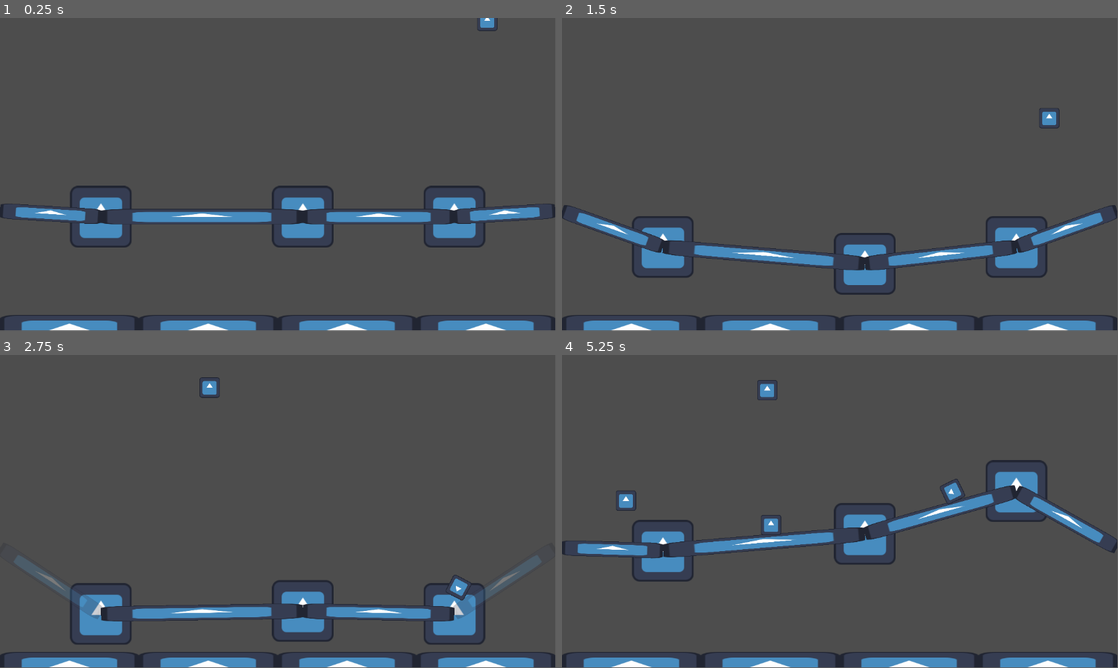
Above: before the commit, frames 1-4 (two rows, left to right).
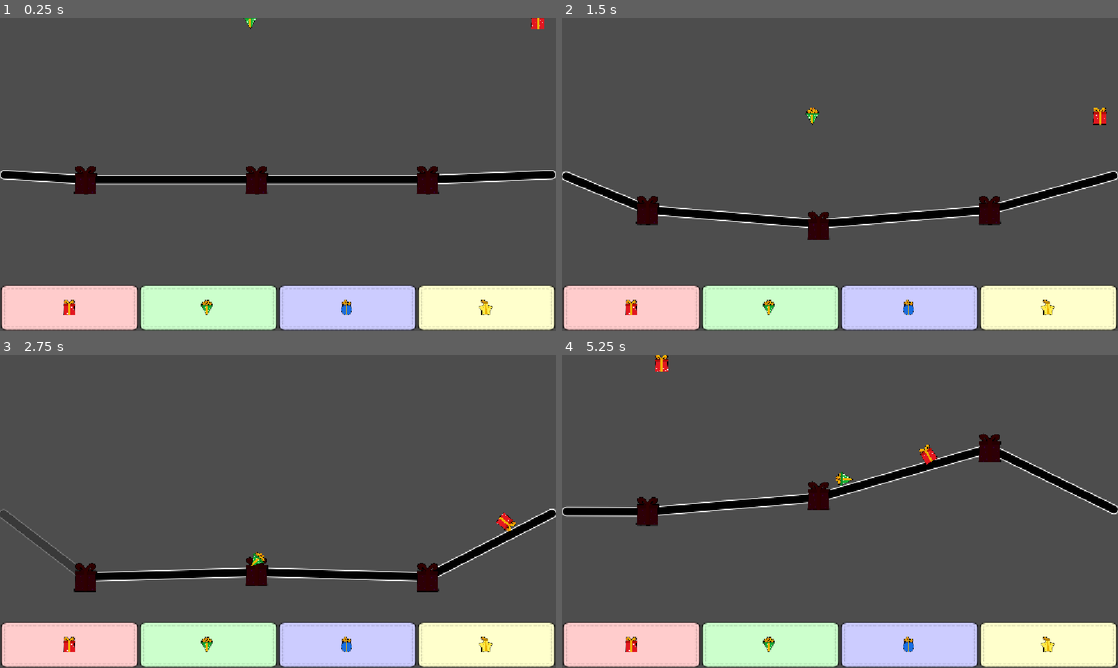
Above: after the commit, the same moments.

Repository: Pandaqi/the-toy-workshop
Game: Godot game, scene res://the-toy-factory/main.tscn
Same seed, same stepped clock (60 frames per second), same inputs: the game is played once before the commit and once after it. The engine's default icon, where the game draws it, is replaced by a stand-in: a white triangle on a blue panel in a dark square.
Inputs:
- Up to frame 1 (0.25 s): no input
- Up to frame 2 (1.5 s): hold Right (ui_right) 0.53-1.28 s; hold Down (ui_down) from 1.28 s (still down)
- Up to frame 3 (2.75 s): release Down (ui_down) at 2.03 s; hold Right (ui_right) from 2.03 s (still down)
- Up to frame 4 (5.25 s): release Right (ui_right) at 2.78 s; hold Up (ui_up) 2.78-3.53 s; hold Left (ui_left) 3.53-5.03 s; hold Down (ui_down) from 5.03 s (still down)
In our replay, the window is 799x449 before the commit and 800x450 after it. These sizes can differ from the game's own. Grey fills any space a smaller window leaves; there, only what the larger window draws over its background counts as a difference.

The runs differ from the first frame. In frame 1, 24% of the frame differs, in the area x 0-100%, y 0-100%; in frame 2, 24%; in frame 3, 23%; in frame 4, 25%.

Commit message:
Core game almost done

Diff:
--- a/project.godot
+++ b/project.godot
@@ -15,11 +15,22 @@
 config/features=PackedStringArray("4.6", "GL Compatibility")
 config/icon="res://icon.svg"
 
+[display]
+
+window/stretch/mode="canvas_items"
+window/stretch/aspect="expand"
+
+[input_devices]
+
+pointing/emulate_touch_from_mouse=true
+
 [physics]
 
 3d/physics_engine="Jolt Physics"
+common/physics_interpolation=true
 
 [rendering]
 
 renderer/rendering_method="gl_compatibility"
 renderer/rendering_method.mobile="gl_compatibility"
+textures/vram_compression/import_etc2_astc=true
--- a/the-toy-factory/main.tscn
+++ b/the-toy-factory/main.tscn
@@ -11,14 +11,14 @@
 
 [node name="Main" type="Node2D" unique_id=442931553]
 
-[node name="Sliders" type="Node2D" parent="." unique_id=728342587]
-script = ExtResource("1_nul57")
-slider_scene = ExtResource("2_nul57")
-
 [node name="Edges" type="Node2D" parent="." unique_id=916891675 node_paths=PackedStringArray("sliders")]
 script = ExtResource("2_stb74")
 sliders = NodePath("../Sliders")
 edge_scene = ExtResource("5_q74el")
+
+[node name="Sliders" type="Node2D" parent="." unique_id=728342587]
+script = ExtResource("1_nul57")
+slider_scene = ExtResource("2_nul57")
 
 [node name="Gifts" type="Node2D" parent="." unique_id=1793489989 node_paths=PackedStringArray("timer", "sliders")]
 script = ExtResource("5_6px0q")
--- a/the-toy-factory/map/baskets/basket.gd
+++ b/the-toy-factory/map/baskets/basket.gd
@@ -4,21 +4,49 @@
 @export var area : Area2D
 @export var col_shape_node : CollisionShape2D
 @export var sprite : Sprite2D
+@export var sprite_type : Sprite2D
+
+const BASKET_HEIGHT := 96.0 # @TODO: Config??
+const GIFT_DELIVERED_TARGET := 5 # @TODO: Config
+
+var num_delivered := 0
+var type : Gift.Type
+
+signal gift_delivered(g:Gift)
 
 func _ready() -> void:
 	area.body_entered.connect(_on_body_entered)
 
+func set_type(tp:Gift.Type) -> void:
+	type = tp
+	sprite_type.set_frame(Gift.get_frame_for_type(type))
+	sprite.modulate = Gift.get_color_for_type(type)
+
 func _on_body_entered(body) -> void:
 	if not (body is Gift): return
 	body = body as Gift
-	body.kill()
-	# @TODO: check if type actually matches + animation/delay/keep for a bit/whatever
-	print("GIFT DELIVERED!")
+
+	# @TODO: animation/delay/keep for a bit/whatever
+	var is_good : bool = body.type == type
+	body.kill(is_good)
+	if is_good:
+		num_delivered += 1
+		gift_delivered.emit(body)
 
 func set_width(w:float) -> void:
-	var total_size := Vector2(w, 64)
+	var total_size := Vector2(w, BASKET_HEIGHT)
+	var half_y := 0.5*total_size.y
 	var shape := RectangleShape2D.new()
 	shape.size = total_size
 	col_shape_node.shape = shape
+	col_shape_node.position.y = -half_y
 
-	sprite.set_scale(total_size / 128.0)
+	var sprite_scale := total_size / 256.0
+	sprite.set_scale(sprite_scale)
+	sprite.material.set_shader_parameter("scale", sprite_scale)
+	sprite.position.y = -half_y
+	sprite_type.position.y = -half_y
+	sprite_type.set_scale(0.35*min(total_size.x, total_size.y)*Vector2.ONE / 256.0)
+
+func has_enough_gifts() -> bool:
+	return num_delivered >= GIFT_DELIVERED_TARGET
--- /dev/null
+++ b/the-toy-factory/map/baskets/basket.gdshader
@@ -0,0 +1,35 @@
+shader_type canvas_item;
+
+uniform vec2 scale;
+
+uniform int right;
+uniform int top;
+uniform int left;
+uniform int bottom;
+
+float map(float value, float originalMin, float originalMax, float newMin, float newMax)
+{
+    return (value - originalMin) / (originalMax - originalMin) * (newMax - newMin) + newMin;
+}
+
+float process_axis(float coord, float pixel, float texture_pixel, float start, float end)
+{
+	if (coord > 1.0 - end * pixel) {
+		return map(coord, 1.0 - end * pixel, 1.0, 1.0 - texture_pixel * end, 1.0);
+	} else if (coord > start * pixel) {
+		return map(coord, start * pixel, 1.0 - end * pixel, start * texture_pixel, 1.0 - end * texture_pixel);
+	} else {
+		return map(coord, 0.0, start * pixel, 0.0, start * texture_pixel);
+	}
+}
+
+void fragment()
+{
+	vec2 pixel_size = TEXTURE_PIXEL_SIZE / scale;
+
+	vec2 mappedUV = vec2(
+		process_axis(UV.x, pixel_size.x, TEXTURE_PIXEL_SIZE.x, float(left), float(right)),
+		process_axis(UV.y, pixel_size.y, TEXTURE_PIXEL_SIZE.y, float(top), float(bottom))
+	);
+	COLOR = texture(TEXTURE, mappedUV) * COLOR;
+}
--- a/the-toy-factory/map/baskets/basket.tscn
+++ b/the-toy-factory/map/baskets/basket.tscn
@@ -1,17 +1,43 @@
-[gd_scene load_steps=3 format=3 uid="uid://d3632k0orh8pk"]
+[gd_scene load_steps=8 format=3 uid="uid://d3632k0orh8pk"]
 
 [ext_resource type="Script" uid="uid://bh71pfjcjl6bn" path="res://the-toy-factory/map/baskets/basket.gd" id="1_yh5ap"]
-[ext_resource type="Texture2D" uid="uid://bb5pkvgkb44xj" path="res://icon.svg" id="2_ol4dk"]
+[ext_resource type="Shader" uid="uid://dw7htltadsxew" path="res://the-toy-factory/map/baskets/basket.gdshader" id="2_l4wvx"]
+[ext_resource type="Texture2D" uid="uid://qqutd4d4mwpb" path="res://the-toy-factory/map/baskets/basket.webp" id="3_l4wvx"]
+[ext_resource type="Texture2D" uid="uid://iqnf101miofb" path="res://the-toy-factory/shared/assets.webp" id="3_ol4dk"]
+[ext_resource type="Shader" uid="uid://cl2sxwefk72to" path="res://the-toy-factory/map/baskets/drop_shadow.gdshader" id="4_82riw"]
 
-[node name="Basket" type="Node2D" unique_id=1920963403 node_paths=PackedStringArray("area", "col_shape_node", "sprite")]
+[sub_resource type="ShaderMaterial" id="ShaderMaterial_82riw"]
+shader = ExtResource("2_l4wvx")
+shader_parameter/scale = Vector2(1, 1)
+shader_parameter/right = 40
+shader_parameter/top = 40
+shader_parameter/left = 40
+shader_parameter/bottom = 40
+
+[sub_resource type="ShaderMaterial" id="ShaderMaterial_kd5v6"]
+shader = ExtResource("4_82riw")
+shader_parameter/shadow_only = false
+shader_parameter/shadow_color = Color(0, 0, 0, 1)
+shader_parameter/blur_std = 5.0
+
+[node name="Basket" type="Node2D" unique_id=1920963403 node_paths=PackedStringArray("area", "col_shape_node", "sprite", "sprite_type")]
 script = ExtResource("1_yh5ap")
 area = NodePath("Area2D")
 col_shape_node = NodePath("Area2D/CollisionShape2D")
 sprite = NodePath("Sprite2D")
+sprite_type = NodePath("SpriteType")
 
 [node name="Sprite2D" type="Sprite2D" parent="." unique_id=1859225724]
-texture = ExtResource("2_ol4dk")
+material = SubResource("ShaderMaterial_82riw")
+texture = ExtResource("3_l4wvx")
 
 [node name="Area2D" type="Area2D" parent="." unique_id=971449154]
 
 [node name="CollisionShape2D" type="CollisionShape2D" parent="Area2D" unique_id=23122281]
+
+[node name="SpriteType" type="Sprite2D" parent="." unique_id=841566453]
+material = SubResource("ShaderMaterial_kd5v6")
+scale = Vector2(0.25, 0.25)
+texture = ExtResource("3_ol4dk")
+hframes = 4
+vframes = 4
--- a/the-toy-factory/map/baskets/baskets.gd
+++ b/the-toy-factory/map/baskets/baskets.gd
@@ -1,19 +1,62 @@
 extends Node2D
 class_name Baskets
 
-const NUM_BASKETS := 4
+const NUM_BASKETS := 4 # @TODO: Config
+var baskets : Array[Basket]
 
 @export var basket_scene : PackedScene
 
+signal game_over()
+
 func _ready() -> void:
 	create_baskets()
+	get_viewport().size_changed.connect(_on_size_changed)
+	_on_size_changed()
+
+func count() -> void:
+	return baskets.size()
 
 func create_baskets() -> void:
-	# @TODO: actually use a fixed map size and ensure everything fits together; maybe depend on sliders?
+	var types : Array[Gift.Type] = []
+	var all_types_possible := Gift.get_all_types()
+	while types.size() < NUM_BASKETS:
+		types += all_types_possible
+	types.shuffle()
+
+	baskets = []
+	for i in range(NUM_BASKETS):
+		var b : Basket = basket_scene.instantiate()
+		b.set_type(types.pop_back())
+		baskets.append(b)
+		b.gift_delivered.connect(_on_gift_delivered)
+		add_child(b)
+
+func count_gift_delivered_total() -> int:
+	var sum := 0
+	for b in baskets:
+		sum += b.num_delivered
+	return sum
+
+func _on_gift_delivered(_g:Gift) -> void:
+	check_for_game_over()
+
+func _on_size_changed() -> void:
+	refresh_baskets()
+
+func refresh_baskets() -> void:
 	var vp := get_viewport().get_visible_rect().size
 	var basket_width := vp.x / float(NUM_BASKETS)
-	for i in range(NUM_BASKETS):
-		var b : Basket = basket_scene.instantiate()
+	for i in range(baskets.size()):
+		var b := baskets[i]
 		b.set_position(Vector2((i+0.5)*basket_width, vp.y))
 		b.set_width(basket_width)
-		add_child(b)
+
+func check_for_game_over() -> void:
+	var all_have_enough := true
+	for b in baskets:
+		if b.has_enough_gifts(): continue
+		all_have_enough = false
+		break
+
+	if not all_have_enough: return
+	game_over.emit()
--- /dev/null
+++ b/the-toy-factory/map/baskets/drop_shadow.gdshader
@@ -0,0 +1,58 @@
+shader_type canvas_item;
+render_mode skip_vertex_transform;
+
+uniform bool shadow_only = false;
+uniform vec4 shadow_color : source_color;
+uniform float blur_std = 0.4;
+
+varying vec4 modulate;
+varying vec2 v_uv;
+
+void vertex() {
+	vec2 texture_size = vec2(1.0, 1.0) / TEXTURE_PIXEL_SIZE;
+
+	float padding = ceil(blur_std * 3.0);
+	VERTEX = VERTEX - texture_size * 0.5;
+	VERTEX = VERTEX * (vec2(1.0, 1.0) + padding * 2.0 * TEXTURE_PIXEL_SIZE);
+	VERTEX = VERTEX + texture_size * 0.5;
+	VERTEX = (MODEL_MATRIX * vec4(VERTEX, 0.0, 1.0)).xy;
+
+	vec2 factor = (vec2(1, 1) + 2.0 * padding * TEXTURE_PIXEL_SIZE);
+	v_uv = factor * UV + vec2(0.5, 0.5) - 0.5 * factor;
+
+	modulate = COLOR;
+}
+
+vec4 padded_sample(sampler2D tex, vec2 uv) {
+	vec2 t = abs(uv - vec2(0.5, 0.5));
+	float b = (t.x >= 0.5 || t.y >= 0.5) ? 0.0 : 1.0;
+	return b * texture(tex, uv);
+}
+
+float erf(float x) {
+	return 2.0 / sqrt(PI) * sign(x) * sqrt(1.0 - exp(-x*x)) * (sqrt(PI) / 2.0 + 31.0 * exp(-x*x) / 200.0 - 341.0 * exp(-2.0 * x * x) / 8000.0);
+}
+
+float gaussian(float x) {
+	return 1.0 / sqrt(8.0) / blur_std + erf(x / sqrt(2.0) / blur_std) / sqrt(PI);
+}
+
+void fragment() {
+	float weight = 0.0;
+	vec2 coord = v_uv / TEXTURE_PIXEL_SIZE;
+	coord -= floor(coord);
+	float blur_radius = ceil(blur_std * 3.0);
+
+	for (float x = -float(blur_radius); x <= float(blur_radius); ++x) {
+		for (float y = -float(blur_radius); y <= float(blur_radius); ++y) {
+			weight += (gaussian(-coord.x + x + 1.0) - gaussian(-coord.x + x))
+			    * (gaussian(-coord.y + y + 1.0) - gaussian(-coord.y + y))
+				* padded_sample(TEXTURE, v_uv + vec2(x, y) * TEXTURE_PIXEL_SIZE).a;
+		}
+	}
+
+	vec4 c = padded_sample(TEXTURE, v_uv);
+	float e = shadow_only ? 0.0 : 1.0;
+	COLOR = c.a * e * c + (1.0 - c.a * e) * vec4(1.0, 1.0, 1.0, weight) * shadow_color;
+	COLOR *= modulate;
+}
--- a/the-toy-factory/map/edges/edge.gd
+++ b/the-toy-factory/map/edges/edge.gd
@@ -2,9 +2,10 @@
 class_name Edge
 
 @export var col_shape_node : CollisionShape2D
-@export var sprite : Sprite2D
 var broken := false
+var rect : Rect2
 
+const THICKNESS := 20.0 # @TODO: Config
 const MIN_ANGLE_FOR_EDGE_BREAK := 0.18*PI # @TODO: Config
 
 func _ready() -> void:
@@ -17,13 +18,17 @@
 
 	var center_pos := (a.global_position + b.global_position) * 0.5
 	var length := vec.length()
-	var width := 32.0 # @TODO: Config
+	var width := THICKNESS
 	var size := Vector2(length, width)
 	var shp : RectangleShape2D = col_shape_node.shape
 	shp.size = size
 
-	var base_size := 128.0
-	sprite.set_scale(Vector2.ONE * size / base_size)
+	rect = Rect2(-0.5*size, size)
+
+	var base_size := 256.0
+	var sprite_scale := Vector2.ONE * size / base_size
+	#sprite.set_scale(sprite_scale)
+	#sprite.material.set_shader_parameter("scale", sprite_scale)
 
 	set_position(center_pos)
 
@@ -34,4 +39,14 @@
 	broken = abs(angle) >= MIN_ANGLE_FOR_EDGE_BREAK
 
 	col_shape_node.disabled = broken
-	sprite.modulate.a = 0.25 if broken else 1.0
+	modulate.a = 0.25 if broken else 1.0
+
+	queue_redraw()
+
+func _draw() -> void:
+	var b := StyleBoxFlat.new()
+	b.bg_color = Color.BLACK
+	b.border_color = Color.WHITE
+	b.set_corner_radius_all(8.0)
+	b.set_border_width_all(2.0)
+	draw_style_box(b, rect)
--- a/the-toy-factory/map/edges/edge.tscn
+++ b/the-toy-factory/map/edges/edge.tscn
@@ -1,14 +1,9 @@
-[gd_scene load_steps=3 format=3 uid="uid://fb1pgue58sii"]
+[gd_scene load_steps=2 format=3 uid="uid://fb1pgue58sii"]
 
 [ext_resource type="Script" uid="uid://cccmlh3ba7eo4" path="res://the-toy-factory/map/edges/edge.gd" id="1_px3dp"]
-[ext_resource type="Texture2D" uid="uid://bb5pkvgkb44xj" path="res://icon.svg" id="2_8cgic"]
 
-[node name="Edge" type="StaticBody2D" unique_id=1660111971 node_paths=PackedStringArray("col_shape_node", "sprite")]
+[node name="Edge" type="StaticBody2D" unique_id=1660111971 node_paths=PackedStringArray("col_shape_node")]
 script = ExtResource("1_px3dp")
 col_shape_node = NodePath("CollisionShape2D")
-sprite = NodePath("Sprite2D")
 
 [node name="CollisionShape2D" type="CollisionShape2D" parent="." unique_id=357900535]
-
-[node name="Sprite2D" type="Sprite2D" parent="." unique_id=923035333]
-texture = ExtResource("2_8cgic")
--- a/the-toy-factory/map/gifts/gift.gd
+++ b/the-toy-factory/map/gifts/gift.gd
@@ -3,11 +3,29 @@
 
 enum Type
 {
-	RED,
-	GREEN,
-	BLUE,
-	YELLOW
+	SQUARE,
+	STAR,
+	CIRCLE,
+	TRIANGLE
 }
+
+const COLORS = [Color(1.0,0.8, 0.8), Color(1.0, 1.0, 0.8), Color(0.8, 0.8, 1.0), Color(0.8, 1.0, 0.8)]
+
+@export var sprite : Sprite2D
+var type : Type
+
+signal killed(g:Gift)
+
+static func get_all_types() -> Array[Type]:
+	var arr : Array[Type] = []
+	arr.assign(Type.values())
+	return arr
+
+static func get_frame_for_type(tp:Type) -> int:
+	return Type.values().find(tp)
+
+static func get_color_for_type(tp:Type) -> Color:
+	return COLORS[Gift.get_frame_for_type(tp)]
 
 func _physics_process(_delta:float) -> void:
 	check_if_off_screen()
@@ -18,5 +36,10 @@
 	if pos.y <= vp.y: return
 	kill()
 
-func kill() -> void:
+func set_type(tp:Type) -> void:
+	sprite.set_frame(Gift.get_frame_for_type(tp))
+
+func kill(good := false) -> void:
+	print("Gift killed. Good? ", good)
 	queue_free()
+	killed.emit(self)
--- a/the-toy-factory/map/gifts/gift.tscn
+++ b/the-toy-factory/map/gifts/gift.tscn
@@ -1,18 +1,21 @@
 [gd_scene load_steps=4 format=3 uid="uid://cshnp6yn20xpm"]
 
 [ext_resource type="Script" uid="uid://lklfvtjjik7q" path="res://the-toy-factory/map/gifts/gift.gd" id="1_l7r6i"]
-[ext_resource type="Texture2D" uid="uid://bb5pkvgkb44xj" path="res://icon.svg" id="2_05vqh"]
+[ext_resource type="Texture2D" uid="uid://iqnf101miofb" path="res://the-toy-factory/shared/assets.webp" id="2_l7r6i"]
 
 [sub_resource type="CircleShape2D" id="CircleShape2D_6px0q"]
-radius = 22.022715
+radius = 16.27882
 
-[node name="Gift" type="RigidBody2D" unique_id=885653250]
+[node name="Gift" type="RigidBody2D" unique_id=885653250 node_paths=PackedStringArray("sprite")]
 gravity_scale = 0.2
 script = ExtResource("1_l7r6i")
+sprite = NodePath("Sprite2D")
 
 [node name="CollisionShape2D" type="CollisionShape2D" parent="." unique_id=940925513]
 shape = SubResource("CircleShape2D_6px0q")
 
 [node name="Sprite2D" type="Sprite2D" parent="." unique_id=358833276]
-scale = Vector2(0.33, 0.33)
-texture = ExtResource("2_05vqh")
+scale = Vector2(0.15, 0.15)
+texture = ExtResource("2_l7r6i")
+hframes = 4
+vframes = 4
--- a/the-toy-factory/map/gifts/gifts.gd
+++ b/the-toy-factory/map/gifts/gifts.gd
@@ -5,19 +5,42 @@
 @export var gift_scene : PackedScene
 
 @export var sliders : Sliders
+var gifts : Array[Gift]
 
 func _ready() -> void:
 	timer.timeout.connect(_on_timer_timeout)
 	_on_timer_timeout()
 
 func _on_timer_timeout() -> void:
-	release_gift()
-	timer.wait_time = randf_range(0.5, 2.0)
+	var player_count := sliders.get_all_with_player().size()
+	var min_gifts := floori(0.5 * player_count) # @TODO: Config
+	var max_gifts := floori(1.5 * player_count)
+
+	# ensure we're above minimum
+	while count() < min_gifts:
+		drop_gift()
+
+	# add one extra now if possible
+	if count() < max_gifts:
+		drop_gift()
+
+	# check again in some random amount of time
+	timer.wait_time = randf_range(2.0, 5.0)
 	timer.start()
 
-func release_gift() -> void:
+func count() -> int:
+	return gifts.size()
+
+func drop_gift() -> void:
 	var g : Gift = gift_scene.instantiate()
+	var random_type : Gift.Type = Gift.get_all_types().pick_random()
 	var pos := sliders.get_random_position_within()
 	pos.y = 0
+	g.set_type(random_type)
 	g.set_position(pos)
+	gifts.append(g)
+	g.killed.connect(_on_gift_killed)
 	add_child(g)
+
+func _on_gift_killed(g:Gift) -> void:
+	gifts.erase(g)
--- a/the-toy-factory/map/sliders/slider.gd
+++ b/the-toy-factory/map/sliders/slider.gd
@@ -1,8 +1,6 @@
 extends Node2D
 class_name SliderPlayer
 
-# @TODO: config, read viewport size, something smarter
-var y_bounds := { "min": 50, "max": 600 }
 var dir := 1
 var is_held := false
 var fixed := false
@@ -12,6 +10,7 @@
 
 const MOVE_SPEED := 50.0 # @TODO: config
 const MOVE_SPEED_MULT_HOLD := 4.5 # @TODO: Config
+const Y_BOUND_DIST_FROM_EDGE := 0.2 # @TODO: Config
 
 @export var auto_move_enabled := true
 
@@ -61,10 +60,15 @@
 	if is_held: speed *= MOVE_SPEED_MULT_HOLD
 	return speed
 
+func get_path_bounds() -> Dictionary[String,float]:
+	var vp := get_viewport().get_visible_rect().size
+	return { "min": Y_BOUND_DIST_FROM_EDGE*vp.y, "max": (1.0-Y_BOUND_DIST_FROM_EDGE)*vp.y }
+
 func auto_move(delta:float) -> void:
 	if fixed: return
 	if not auto_move_enabled: return
 
+	var y_bounds := get_path_bounds()
 	var new_pos := get_position() + dir * delta * get_speed() * Vector2.DOWN
 	if new_pos.y <= y_bounds.min:
 		dir = 1
--- a/the-toy-factory/map/sliders/slider.tscn
+++ b/the-toy-factory/map/sliders/slider.tscn
@@ -1,10 +1,14 @@
 [gd_scene load_steps=3 format=3 uid="uid://dq7q6grepk3qe"]
 
 [ext_resource type="Script" uid="uid://bgelbgeewdvw1" path="res://the-toy-factory/map/sliders/slider.gd" id="1_utoh5"]
-[ext_resource type="Texture2D" uid="uid://bb5pkvgkb44xj" path="res://icon.svg" id="2_m3m2p"]
+[ext_resource type="Texture2D" uid="uid://iqnf101miofb" path="res://the-toy-factory/shared/assets.webp" id="2_utoh5"]
 
 [node name="Slider" type="Node2D" unique_id=545122372]
 script = ExtResource("1_utoh5")
 
 [node name="Sprite2D" type="Sprite2D" parent="." unique_id=1753006563]
-texture = ExtResource("2_m3m2p")
+modulate = Color(0.19797397, 2.7001352e-05, 0.19804007, 1)
+scale = Vector2(0.25, 0.25)
+texture = ExtResource("2_utoh5")
+hframes = 4
+vframes = 4
--- a/the-toy-factory/map/sliders/sliders.gd
+++ b/the-toy-factory/map/sliders/sliders.gd
@@ -6,11 +6,14 @@
 
 @export var debug := true
 
-const MAX_PLAYER_COUNT := 10 # @TODO: Config
+const MAX_PLAYER_COUNT := 12 # @TODO: Config
 
 func _ready() -> void:
 	create_sliders()
 	debug_slider_players()
+
+	get_viewport().size_changed.connect(_on_size_changed)
+	_on_size_changed()
 
 func debug_slider_players() -> void:
 	if not debug: return
@@ -28,6 +31,9 @@
 func get_all_active() -> Array[SliderPlayer]:
 	return sliders.filter(func(s): return s.is_active())
 
+func get_all_with_player() -> Array[SliderPlayer]:
+	return sliders.filter(func(s:SliderPlayer): return s.player_index >= 0)
+
 func get_left_most_dynamic() -> SliderPlayer:
 	return sliders[1]
 
@@ -41,34 +47,47 @@
 	# @TODO: this is a rudimentary way to spread out the players, add more safeguards
 	var num_sliders := count()
 	for i in range(n):
-		var index := floori((i+0.5) / n * (num_sliders - 2)) + 1
+		var index := floori(i / float(n) * (num_sliders - 2)) + 1
 		sliders[index].attach_to_player(i)
 		print(i, index)
 
 func create_sliders() -> void:
-	var half_y := 400
-	var vp := get_viewport().get_visible_rect().size
-	var x_dist_between_sliders := vp.x / (MAX_PLAYER_COUNT + 1)
-
 	# player-controlled sliders
 	for i in range(MAX_PLAYER_COUNT):
-		var s := create_slider(Vector2((i+1)*x_dist_between_sliders, half_y))
+		var s := create_slider()
 		sliders.push_back(s)
 
 	# fixed sliders
-	var slider_start := create_slider(Vector2(0, half_y))
+	var slider_start := create_slider()
 	slider_start.fixed = true
 	sliders.push_front(slider_start)
 
-	var slider_end := create_slider(Vector2(vp.x, half_y))
+	var slider_end := create_slider()
 	slider_end.fixed = true
 	sliders.push_back(slider_end)
 
-func create_slider(pos:Vector2) -> SliderPlayer:
+func create_slider(pos := Vector2.ZERO) -> SliderPlayer:
 	var s : SliderPlayer = slider_scene.instantiate()
 	s.set_position(pos)
 	add_child(s)
 	return s
+
+func _on_size_changed() -> void:
+	refresh_slider_positions()
+
+func refresh_slider_positions() -> void:
+	var vp := get_viewport().get_visible_rect().size
+	var half_y := 0.5*vp.y
+	var x_dist_between_sliders := vp.x / (MAX_PLAYER_COUNT + 1)
+
+	sliders.front().set_position(Vector2(0, half_y))
+	sliders.back().set_position(Vector2(vp.x, half_y))
+
+	for i in range(1, count()-1):
+		var new_x := (i+1)*x_dist_between_sliders
+		# only override y-pos if not initialized yet; otherwise just keep same
+		var new_y := half_y if is_zero_approx(sliders[i].position.y) else sliders[i].position.y
+		sliders[i].set_position(Vector2(new_x, new_y))
 
 func get_random_position_within() -> Vector2:
 	if sliders.size() <= 2: return Vector2.ZERO
Binary file added: non-game/assets/assets.webp
Binary file added: non-game/assets/basket.webp
Binary file added: non-game/assets/edge.webp
Not shown, added: the-toy-factory/map/baskets/basket.gdshader.uid
Binary file added: the-toy-factory/map/baskets/basket.webp
Not shown, added: the-toy-factory/map/baskets/basket.webp.import
Not shown, added: the-toy-factory/map/baskets/drop_shadow.gdshader.uid
Binary file added: the-toy-factory/map/edges/edge.webp
Not shown, added: the-toy-factory/map/edges/edge.webp.import
Binary file added: the-toy-factory/shared/assets.webp
Not shown, added: the-toy-factory/shared/assets.webp.import
Not shown, changed: non-game/devlog.md
(and 3 more such lines)
